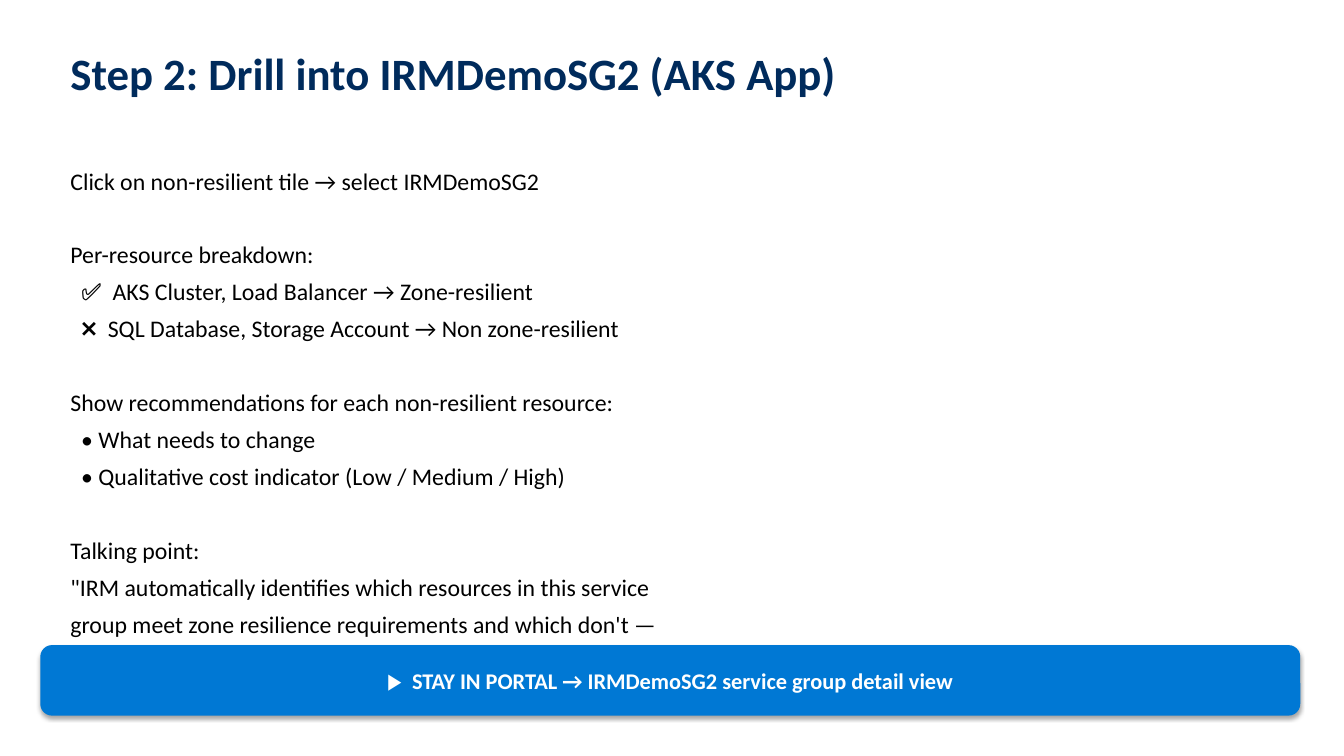
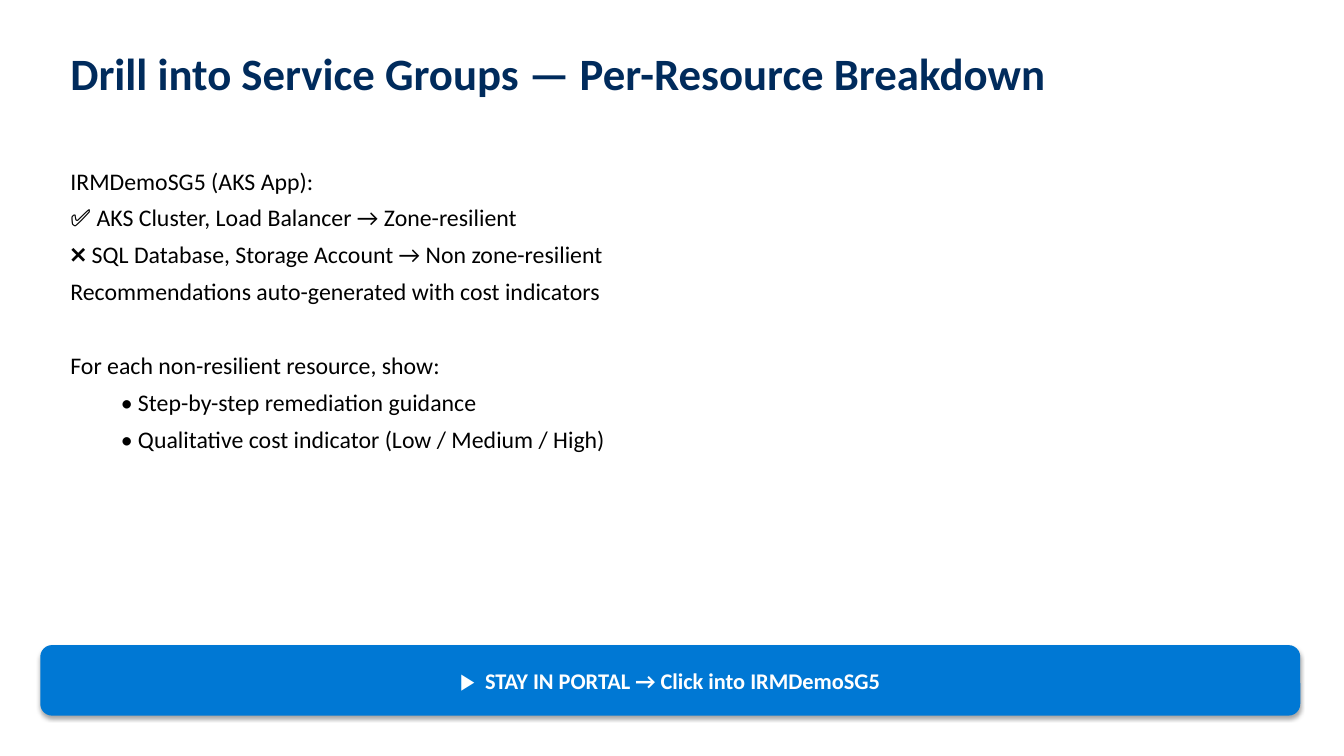
Before and after one commit to adityabalaji-msft/IRMDemoEnvironmentGuide, a slide deck: slide 12 of IRM-Field-Demo-Walking-Deck.pptx (slide 10 before the commit). Drawn at 1344x756 pixels with LibreOffice and Linux fonts; fonts in the diff are those of the drawing. Boxes give left, top, right and bottom in pixels: in the first picture for what was removed or moved away, otherwise in the second. Text is boxed around its words. In the diff, an @@ line names an element or a change of style, - is before the commit and + after.

Commit message:
Fix Phase 2 wording, drift rediscovery language, PPTX overflow/formatting

```diff
--- a/IRM-Field-Demo-Walking-Deck.pptx
+++ b/IRM-Field-Demo-Walking-Deck.pptx
@@ text at bbox=[70, 58, 1045, 97]: text changed @@
-Step 2: Drill into IRMDemoSG2 (AKS App)
+Drill into Service Groups — Per-Resource Breakdown
@@ text at bbox=[70, 172, 313, 194]: text changed @@
-Click on non-resilient tile → select IRMDemoSG2
-Per-resource breakdown:
+IRMDemoSG5 (AKS App):
@@ text at bbox=[70, 283, 600, 415]: text changed @@
-Show recommendations for each non-resilient resource:
-• What needs to change
+Recommendations auto-generated with cost indicators
+For each non-resilient resource, show:
+  • Step-by-step remediation guidance
@@ text at bbox=[138, 430, 604, 452]: list level 1 to 2 in "• Qualitative cost indicator (Low ..." @@
@@ text at bbox=[70, 542, 649, 637]: paragraphs removed @@
-Talking point:
-"IRM automatically identifies which resources in this service
-group meet zone resilience requirements and which don't —
-with clear recommendations and cost implications."
@@ text in rounded rectangle at bbox=[485, 673, 880, 689]: text changed @@
-▶ STAY IN PORTAL → IRMDemoSG2 service group detail view
+▶ STAY IN PORTAL → Click into IRMDemoSG5
```
Also in this commit, not shown: 7 other slides changed, 15 slides added, 18 slides removed, 2 other files.
